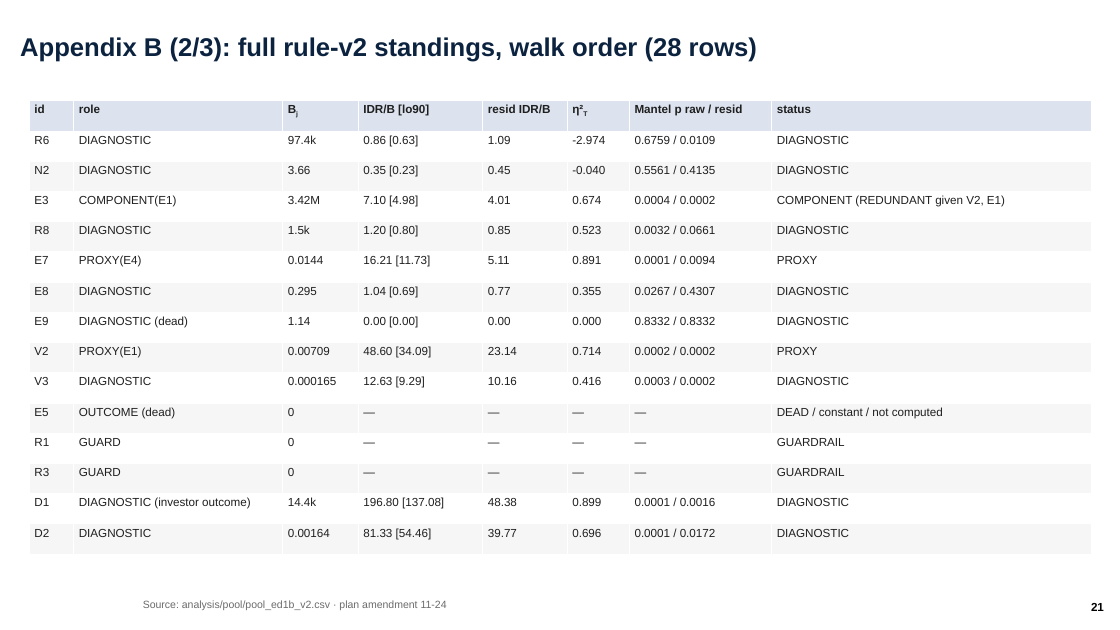
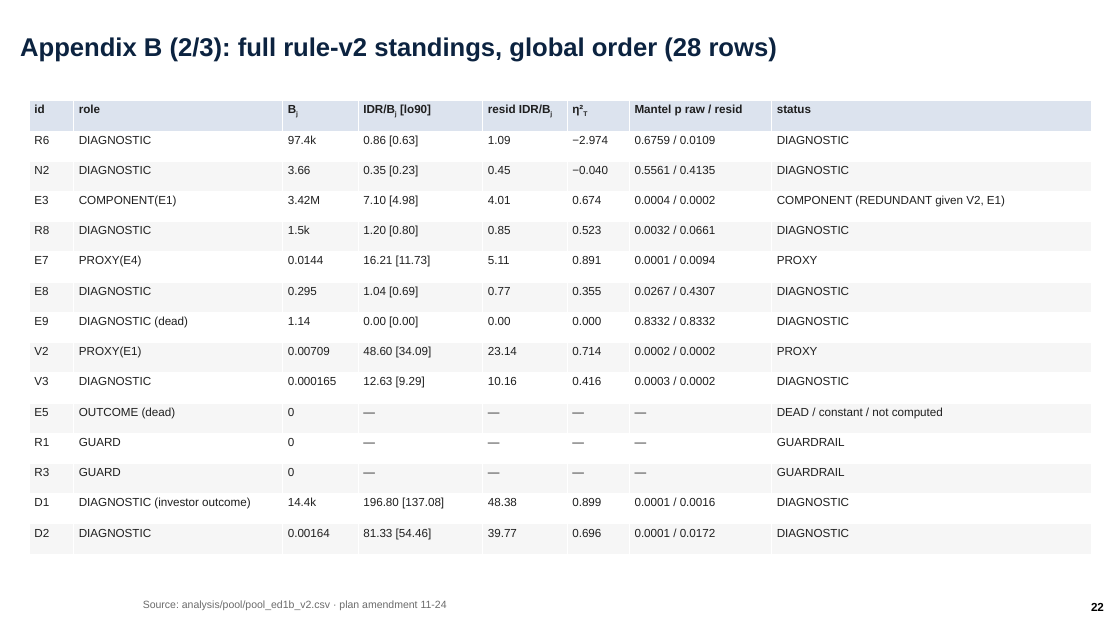
Before and after one commit to ylu283/RTS-GMLC, a slide deck: slide 22 of trial_0826/ercot/analysis/pi_overnight_1124/ercot_overnight.pptx (slide 21 before the commit). Drawn at 1120x630 pixels with LibreOffice and Linux fonts; fonts in the diff are those of the drawing; background and template pictures are left out. Boxes give left, top, right and bottom in pixels: in the first picture for what was removed or moved away, otherwise in the second. Text is boxed around its words. In the diff, an @@ line names an element or a change of style, - is before the commit and + after.

```diff
--- a/trial_0826/ercot/analysis/pi_overnight_1124/ercot_overnight.pptx
+++ b/trial_0826/ercot/analysis/pi_overnight_1124/ercot_overnight.pptx
@@ title at bbox=[20, 37, 777, 62]: text changed @@
-Appendix B (2/3): full rule-v2 standings, walk order (28 rows)
+Appendix B (2/3): full rule-v2 standings, global order (28 rows)
@@ table at bbox=[29, 101, 1092, 555] @@
-row 1, column 4: IDR/B [lo90]
+row 1, column 4: IDR/Bj [lo90]
-row 1, column 5: resid IDR/B
+row 1, column 5: resid IDR/Bj
-row 2, column 6: -2.974
+row 2, column 6: −2.974
-row 3, column 6: -0.040
+row 3, column 6: −0.040
@@ page number at bbox=[1091, 603, 1104, 611]: text changed @@
-21
+22
```
Also in this commit, not shown: 22 other slides changed, 1 slide added, 15 other files.
